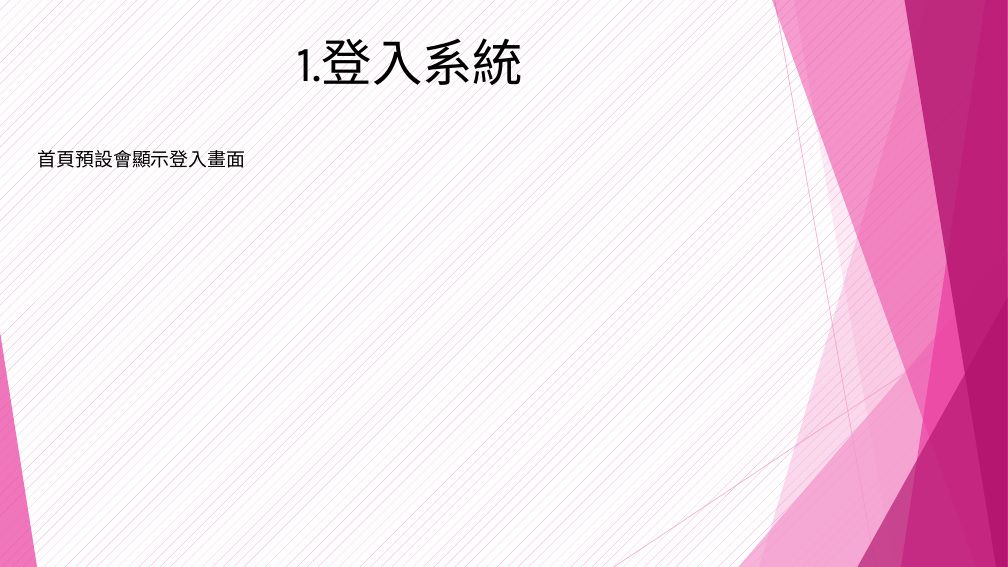
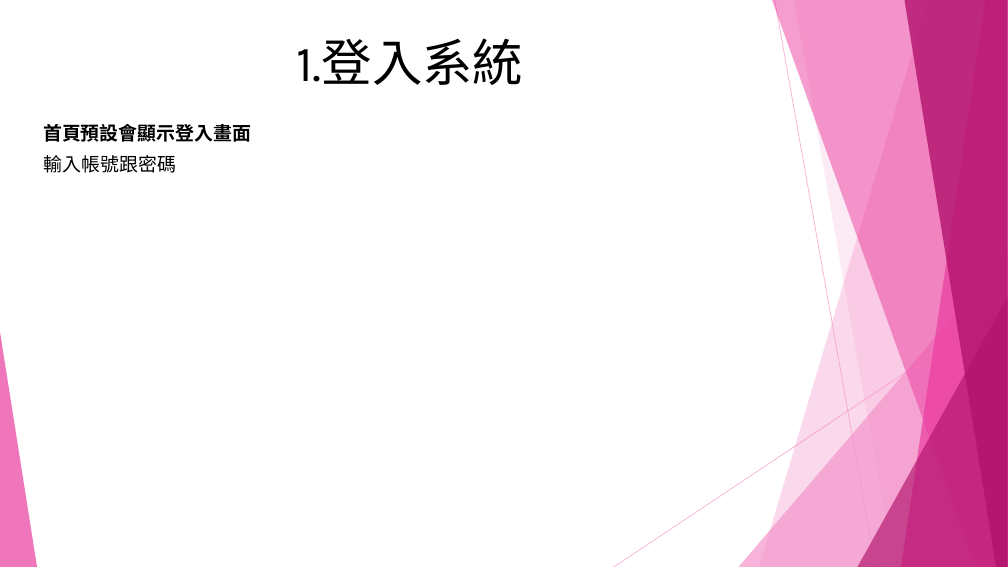
Before and after one commit to shoppingpd/shopping_fontend, a slide deck: slide 3 of SoppingBuy專案1.pptx. Drawn at 1008x567 pixels with LibreOffice and Linux fonts; fonts in the diff are those of the drawing. Boxes give left, top, right and bottom in pixels: in the first picture for what was removed or moved away, otherwise in the second. Text is boxed around its words. In the diff, an @@ line names an element or a change of style, - is before the commit and + after.

```diff
--- a/SoppingBuy專案1.pptx
+++ b/SoppingBuy專案1.pptx
@@ background pattern #F496CB on #FFFFFF to pattern #FFFFFF on #FFFFFF @@
@@ text "首頁預設會顯示登入畫面": place and size @@
-text "首頁預設會顯示登入畫面" at <box>38,147,246,172</box>
+text "首頁預設會顯示登入畫面" at <box>43,124,251,142</box>
@@ text "首頁預設會顯示登入畫面" at <box>43,124,251,142</box>: bold on @@
@@ text added at <box>44,155,176,173</box>, 18 pt, text #000000 @@
+輸入帳號跟密碼
```
Also in this commit, not shown: 8 other slides changed.
